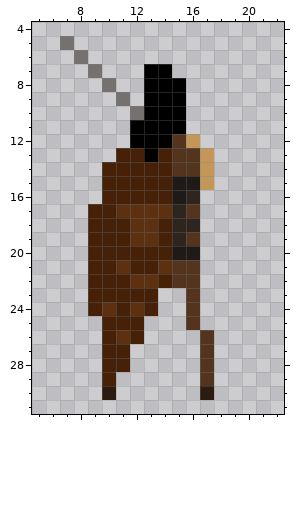
Pixel-art sprite: Duel/media/knight/knight_swing_0.png. Above, as it was before the edit.
The file is 32x32 pixels. Shown: x 5..22, y 4..31.
Once edited:
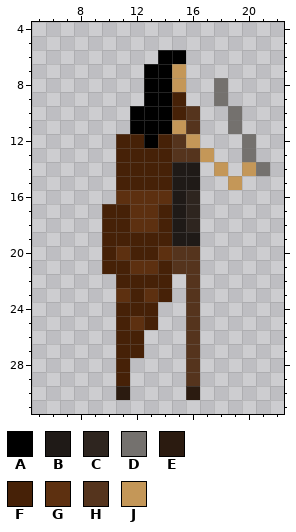
Palette (. is transparent): A #000000  B #1f1a17  C #2e251f  D #74716e  E #2b1b10  F #462107  G #5d3010  H #55341d  J #c49758
Edits made:
Changed rows in their new state; - is an unchanged pixel.
first column x 7:
 5 .--------------
 6 -.-----AA------
 7 --.-----J------
 8 ---.----J--D---
 9 ----.---F--D---
10 -----A--FH--D--
11 --------JH--D--
12 ----FF-F-----D-
13 ------F------D-
14 ---.----BB.J-JD
15 ---.------.-J--
16 ---.GGGG-------
17 --.-F--FBC-----
18 --.-----B------
19 --.--FF-BB-----
20 --.-G--GHH-----
21 --.-FGGF-------
22 --..-FF-.------
23 --..G-GF-------
24 --..-F---------
25 ---.-GF--------
26 ---.F----H.----
27 ---.-F---H.----
28 ---.-----H.----
29 ---.F----H.----
30 ---.E----E.----
Boxes around the changes in both pictures, in picture pixels (x1, y1, x2, y2):
changed: (60, 36, 270, 400)
